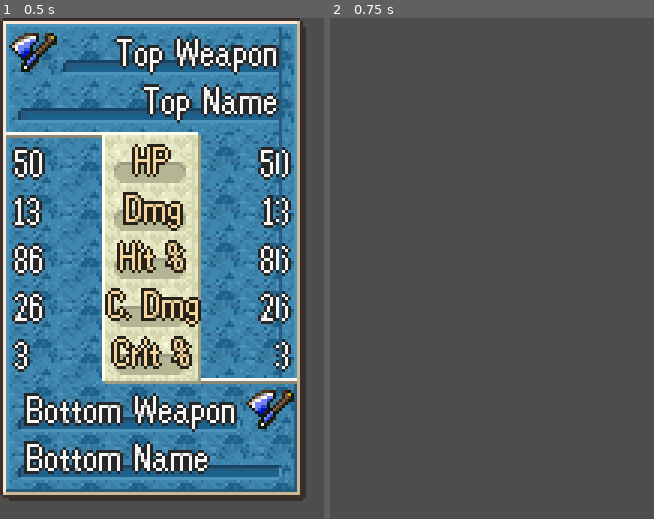
Above: before the commit, frames 1-2 (left to right).
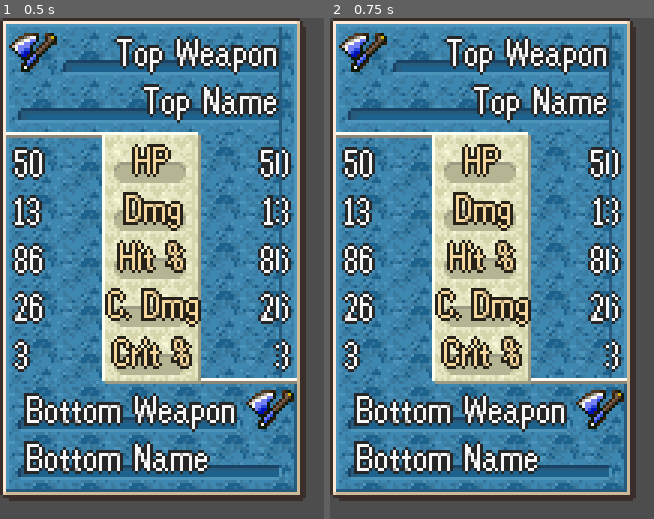
Above: after the commit, the same moments.

Repository: Sharktroid/Revenant-Ender
Game: Godot game, scene res://ui/combat_info_display/combat_info_display.tscn
Same seed, same stepped clock (60 frames per second), same inputs: the game is played once before the commit and once after it. This scene is started directly instead of the project's main scene.
Inputs (mouse positions are in pixels of both pictures, inside the frame that each line leads up to):
- Up to frame 1 (0.5 s): no input
- Up to frame 2 (0.75 s): tap Enter (ui_accept) at 0.5 s; move the mouse to (outside the picture) at 0.52 s; hold Right (right) from 0.53 s (still down); hold C (ranges) from 0.53 s (still down); click (outside the picture) at 0.67 s

Frame 1 is identical in both runs. In frame 2, 91% of the frame differs, in the area x 0-95%, y 0-97%.
Error in both runs: Invalid call. Nonexistent function 'get_current_weapon' in base 'Nil'. (res://ui/combat_info_display/combat_info_display.gd:45)

Commit message:
Overhauled input handling between nodes

Diff:
--- a/controllers/game_controller/game_controller.gd
+++ b/controllers/game_controller/game_controller.gd
@@ -3,6 +3,8 @@
 enum controller_types {MOUSE, KEYBOARD}
 ## Type of controller being used (keyboard, mouse, or controller)
 var controller_type: controller_types
+
+var _input_stack: Array[Node] = []
 
 
 func _init() -> void:
@@ -20,6 +22,7 @@
 		controller_type = controller_types.MOUSE
 	elif event is InputEventKey:
 		controller_type = controller_types.KEYBOARD
+	get_current_input_node().receive_input(event)
 
 	if event.is_action_pressed("fullscreen"):
 		match get_window().mode:
@@ -27,8 +30,20 @@
 				get_window().mode = Window.MODE_WINDOWED
 			Window.MODE_MAXIMIZED, Window.MODE_MINIMIZED, Window.MODE_WINDOWED:
 				get_window().mode = Window.MODE_EXCLUSIVE_FULLSCREEN
-	#elif event.is_action_pressed("debug"):
-		#print_debug(CursorController.get_true_pos())
+
+
+func add_to_input_stack(node: Node) -> void:
+	_input_stack.append(node)
+
+
+func remove_from_input_stack() -> void:
+	_input_stack.remove_at(_input_stack.size() - 1)
+
+
+func get_current_input_node() -> Node:
+	while not is_instance_valid(_input_stack[-1]):
+		remove_from_input_stack()
+	return _input_stack[-1]
 
 
 func get_root() -> Viewport:
--- a/controllers/map_controller/map_controller.gd
+++ b/controllers/map_controller/map_controller.gd
@@ -6,10 +6,6 @@
 
 var selecting: bool = false # Whether a unit is currently selected.
 var map := Map.new()
-
-
-func _has_point(_point: Vector2) -> bool:
-	return true
 
 
 func set_scaling(new_scaling: int) -> void:
@@ -26,6 +22,7 @@
 	menu.offset = CursorController.get_rel_pos() \
 			+ MapController.get_map_camera().get_map_offset() + Vector2i(16, 0)
 	MapController.get_ui().add_child(menu)
+	GameController.add_to_input_stack(menu)
 	CursorController.disable()
 
 
--- a/controllers/map_controller/selected_unit_controller.gd
+++ b/controllers/map_controller/selected_unit_controller.gd
@@ -17,12 +17,7 @@
 	_ghost_unit = GhostUnit.new(_unit)
 	MapController.map.get_child(0).add_child(_ghost_unit)
 	CursorController.moved.connect(_on_cursor_moved)
-
-
-func _enter_tree() -> void:
-	set_focus_mode(Control.FOCUS_ALL)
-	MapController.set_focus_mode(Control.FOCUS_NONE)
-	grab_focus()
+	GameController.add_to_input_stack(self)
 
 
 func _process(_delta: float) -> void:
@@ -45,17 +40,12 @@
 			current_animation = next_animation
 
 
-func _has_point(_point: Vector2) -> bool:
-	return true
-
-
-func _gui_input(event: InputEvent) -> void:
-	if CursorController.is_active():
-		if event.is_action_pressed("ui_accept"):
-			_position_selected()
-			accept_event()
-		elif event.is_action_pressed("ui_cancel"):
-			_canceled()
+func receive_input(event: InputEvent) -> void:
+	if event.is_action_pressed("ui_accept"):
+		_position_selected()
+		accept_event()
+	elif event.is_action_pressed("ui_cancel"):
+		_canceled()
 
 
 func close() -> void:
@@ -64,14 +54,12 @@
 	queue_free()
 	_ghost_unit.queue_free()
 	MapController.selecting = false
-	MapController.map.set_focus_mode(Control.FOCUS_ALL)
-	MapController.map.grab_focus()
-	if CursorController.get_hovered_unit():
+	if CursorController.get_hovered_unit() and CursorController.get_hovered_unit() != _unit:
 		CursorController.get_hovered_unit().display_movement_tiles()
 
 
 func _on_cursor_moved() -> void:
-	if has_focus():
+	if self == GameController.get_current_input_node():
 		_unit.update_path(CursorController.get_true_pos())
 		_unit.show_path()
 
@@ -91,7 +79,6 @@
 	menu.offset = CursorController.get_rel_pos() \
 			+ MapController.get_map_camera().get_map_offset() + Vector2i(16, -8)
 	menu.caller = self
-	set_focus_mode(Control.FOCUS_NONE)
 	CursorController.disable()
 	MapController.get_ui().add_child(menu)
 
--- a/controllers/map_controller/selectors/attack_selector.gd
+++ b/controllers/map_controller/selectors/attack_selector.gd
@@ -14,7 +14,6 @@
 		info_display.distance = Utilities.get_tile_distance(_selecting_position,
 				bottom_unit.position)
 		MapController.get_ui().add_child(info_display)
-		info_display.grab_focus()
 		CursorController.disable()
 		var proceed: bool = await info_display.complete
 		CursorController.enable()
@@ -22,5 +21,3 @@
 			info_display.queue_free()
 			emit_signal.call_deferred("selected", CursorController.get_hovered_unit())
 			close()
-		else:
-			grab_focus()
--- a/controllers/map_controller/selectors/selector.gd
+++ b/controllers/map_controller/selectors/selector.gd
@@ -9,7 +9,7 @@
 var _minimum_range: int
 var _maximum_range: int
 var _icon: CursorController.icons
-@onready var _selecting_position: Vector2i = unit.get_unit_path()[-1]
+var _selecting_position: Vector2i
 
 func _init(connected_unit: Unit, min_range: int, max_range: int, condition: Callable,
 		icon: CursorController.icons = CursorController.icons.NONE) -> void:
@@ -21,11 +21,8 @@
 	CursorController.enable()
 	unit.hide_movement_tiles()
 	unit.remove_path()
-
-
-func _enter_tree() -> void:
-	set_focus_mode(Control.FOCUS_ALL)
-	grab_focus()
+	GameController.add_to_input_stack(self)
+	_selecting_position = unit.get_unit_path()[-1]
 
 
 func _process(_delta: float) -> void:
@@ -35,15 +32,11 @@
 		CursorController.remove_icon()
 
 
-func _gui_input(event: InputEvent) -> void:
+func receive_input(event: InputEvent) -> void:
 	if event.is_action_pressed("ui_accept"):
 		_position_selected()
 	elif event.is_action_pressed("ui_cancel"):
 		_canceled()
-
-
-func _has_point(_point: Vector2) -> bool:
-	return true
 
 
 func close() -> void:
--- a/cursor/cursor_controller.gd
+++ b/cursor/cursor_controller.gd
@@ -42,7 +42,6 @@
 					set_true_pos(new_pos)
 					_delay = 3
 				else:
-					print_stack()
 					_repeat = false
 	_delay -= 1
 
--- a/cutscene/dialogue/dialogue.gd
+++ b/cutscene/dialogue/dialogue.gd
@@ -20,7 +20,7 @@
 var _skipping: bool = false
 
 
-func _input(event: InputEvent) -> void:
+func receive_input(event: InputEvent) -> void:
 	if event.is_action_pressed("ui_cancel"):
 		var portraits: Array = _portraits.keys()
 		var last_portrait: Unit = portraits.pop_back()
--- a/maps/map.gd
+++ b/maps/map.gd
@@ -34,26 +34,27 @@
 			Utilities.get_debug_constant("display_map_borders")
 	$"Map Layer/Cursor Area".visible = Utilities.get_debug_constant("display_map_cursor")
 	size = $"Map Layer/Base Layer".get_used_cells(0).max() * 16 + Vector2i(16, 16)
-	grab_focus()
-
-
-func _gui_input(event: InputEvent) -> void:
-	if CursorController.is_active():
-		if event.is_action_pressed("ranges"):
-			if CursorController.get_hovered_unit():
-				toggle_outline_unit(CursorController.get_hovered_unit())
-			else:
-				toggle_full_outline()
-
-		elif event.is_action_pressed("ui_select"):
-			_on_cursor_select()
-
-		elif event.is_action_pressed("status"):
-			if CursorController.get_hovered_unit():
-				var status_menu: Control = \
-						preload("res://ui/map_ui/status_screen/status_screen.tscn").instantiate()
-				status_menu.observing_unit = CursorController.get_hovered_unit()
-				MapController.get_ui().add_child(status_menu)
+	GameController.add_to_input_stack(self)
+
+
+func receive_input(event: InputEvent) -> void:
+	if event.is_action_pressed("ranges"):
+		if CursorController.get_hovered_unit():
+			toggle_outline_unit(CursorController.get_hovered_unit())
+		else:
+			toggle_full_outline()
+
+	elif event.is_action_pressed("ui_select"):
+		_on_cursor_select()
+
+	elif event.is_action_pressed("status"):
+		if CursorController.get_hovered_unit():
+			var status_menu: Control = \
+					preload("res://ui/map_ui/status_screen/status_screen.tscn").instantiate()
+			status_menu.observing_unit = CursorController.get_hovered_unit()
+			MapController.get_ui().add_child(status_menu)
+			GameController.add_to_input_stack(status_menu)
+			CursorController.disable()
 
 
 func unit_wait(_unit) -> void:
--- a/maps/test_map_b/test_map_b.gd
+++ b/maps/test_map_b/test_map_b.gd
@@ -25,6 +25,7 @@
 		var bors: Unit = $"Map Layer/Units/Player/Bors"
 		var dialogue: Dialogue = MapController.get_dialogue()
 		await get_tree().process_frame
+		GameController.add_to_input_stack(dialogue)
 		await dialogue.show_top_textbox(Dialogue.positions.CLOSERIGHT)
 		dialogue.add_portrait(roy, Dialogue.positions.CLOSERIGHT)
 		dialogue.add_portrait(lance, Dialogue.positions.MIDLEFT, true)
@@ -68,4 +69,5 @@
 To arms then! Our target is the castle! We must rescue everyone!")
 		await dialogue.remove_portrait(roy)
 		await dialogue.hide_top_textbox()
+		GameController.remove_from_input_stack()
 		CursorController.enable()
--- a/ui/combat_info_display/combat_info_display.gd
+++ b/ui/combat_info_display/combat_info_display.gd
@@ -50,18 +50,17 @@
 				_weapons.append(weapon)
 
 	_update()
+	GameController.add_to_input_stack(self)
 
 
-func _input(event: InputEvent) -> void:
+func receive_input(event: InputEvent) -> void:
 	if event.is_action_pressed("ui_accept"):
 		queue_free()
 		emit_signal("complete", true)
-		accept_event()
 	elif event.is_action_pressed("ui_cancel"):
 		top_unit.equip_weapon(_old_weapon)
 		emit_signal("complete", false)
 		queue_free()
-		accept_event()
 	elif event.is_action_pressed("left") and not Input.is_action_pressed("right"):
 		_weapon_index -= 1
 		_update()
--- a/ui/help_popup/help_container.gd
+++ b/ui/help_popup/help_container.gd
@@ -18,6 +18,7 @@
 			or (event.is_action_pressed("status")))
 			and not HelpPopupController.is_active()):
 		set_as_current_help_container()
+		GameController.add_to_input_stack(HelpPopupController)
 
 
 func set_as_current_help_container() -> void:
--- a/ui/help_popup/help_popup_controller.gd
+++ b/ui/help_popup/help_popup_controller.gd
@@ -17,25 +17,24 @@
 	get_popup_node().visible = false
 
 
-func _input(event: InputEvent) -> void:
+func receive_input(event: InputEvent) -> void:
 	var move_popup: Callable = func(direction: String):
 		var path: NodePath = _current_container.get("focus_neighbor_%s" % direction)
 		if _current_container.has_node(path):
 			(_current_container.get_node(path) as HelpContainer).set_as_current_help_container()
-	if is_active():
-		if event.is_action_pressed("ui_cancel"):
-			shrink()
-		elif event.is_action_pressed("up", true) and not Input.is_action_pressed("down"):
-			move_popup.call("top")
-		elif event.is_action_pressed("down", true):
-			move_popup.call("bottom")
-		elif event.is_action_pressed("left", true) and not Input.is_action_pressed("right"):
-			move_popup.call("left")
-		elif event.is_action_pressed("right", true):
-			move_popup.call("right")
-		elif event.is_action_pressed("debug", true):
-			get_popup_node().reset_size()
-			print_debug(get_popup_node().size)
+	if event.is_action_pressed("ui_cancel"):
+		shrink()
+	elif event.is_action_pressed("up", true) and not Input.is_action_pressed("down"):
+		move_popup.call("top")
+	elif event.is_action_pressed("down", true):
+		move_popup.call("bottom")
+	elif event.is_action_pressed("left", true) and not Input.is_action_pressed("right"):
+		move_popup.call("left")
+	elif event.is_action_pressed("right", true):
+		move_popup.call("right")
+	elif event.is_action_pressed("debug", true):
+		get_popup_node().reset_size()
+		print_debug(get_popup_node().size)
 
 
 func display_text(text: String, pos: Vector2, new_container: HelpContainer,
@@ -64,11 +63,12 @@
 
 
 func shrink() -> void:
-	if not _busy:
+	if is_idle():
 		var new_size: Vector2 = Vector2(41, 0)
 		await _resize(new_size)
 		get_popup_node().visible = false
 		_active = false
+		GameController.remove_from_input_stack()
 
 
 func is_active() -> bool:
--- a/ui/map_ui/map_menus/map_menu.gd
+++ b/ui/map_ui/map_menus/map_menu.gd
@@ -15,7 +15,6 @@
 
 
 func _enter_tree() -> void:
-	grab_focus()
 	update_position.call_deferred()
 	var visible_children: Array[Node] = []
 	for child in _get_visible_children():
@@ -23,13 +22,10 @@
 	for index: int in visible_children.size():
 		Utilities.set_neighbor_path("top", index, -1, visible_children)
 		Utilities.set_neighbor_path("bottom", index, 1, visible_children)
+	GameController.add_to_input_stack(self)
 
 
-func _has_point(_point: Vector2) -> bool:
-	return true
-
-
-func _gui_input(event: InputEvent) -> void:
+func receive_input(event: InputEvent) -> void:
 	if not HelpPopupController.is_active():
 		if event.is_action_pressed("up"):
 			_current_item_index -= 1
@@ -49,10 +45,7 @@
 	# Closes the menu
 	queue_free()
 	if parent_menu:
-		parent_menu.grab_focus()
 		parent_menu.visible = true
-	else:
-		MapController.map.grab_focus()
 
 
 func update_position() -> void:
--- a/ui/map_ui/map_menus/trade_menu/trade_menu.gd
+++ b/ui/map_ui/map_menus/trade_menu/trade_menu.gd
@@ -11,7 +11,8 @@
 var empty_bar: ItemLabel
 
 
-func _enter_tree() -> void:
+func _ready() -> void:
+	GameController.add_to_input_stack(self)
 	_update()
 
 	var hand: Sprite2D = $"Selection Hand"
@@ -28,7 +29,7 @@
 	($"Selection Hand" as Sprite2D).position = current_label.global_position.round()
 
 
-func _input(event: InputEvent) -> void:
+func receive_input(event: InputEvent) -> void:
 	if event.is_action_pressed("ui_select"):
 		if selected_label:
 			var old_item_node: ItemLabel = selected_label
--- a/ui/map_ui/map_menus/unit_menu/unit_menu.gd
+++ b/ui/map_ui/map_menus/unit_menu/unit_menu.gd
@@ -24,7 +24,7 @@
 		super()
 
 
-func _gui_input(event: InputEvent) -> void:
+func receive_input(event: InputEvent) -> void:
 	if event.is_action_pressed("ui_cancel"):
 		close(true)
 	else:
@@ -36,10 +36,7 @@
 	CursorController.enable()
 	if not actionable:
 		connected_unit.wait()
-	if return_to_caller and actionable:
-		caller.set_focus_mode(Control.FOCUS_ALL)
-		caller.grab_focus()
-	else:
+	if not (return_to_caller and actionable):
 		caller.close()
 
 
@@ -243,7 +240,6 @@
 	if selection == null:
 		canceled.call()
 		visible = true
-		grab_focus()
 	else:
 		selected.call(selection)
 
--- a/ui/map_ui/status_screen/status_screen.gd
+++ b/ui/map_ui/status_screen/status_screen.gd
@@ -9,39 +9,34 @@
 
 
 func _enter_tree() -> void:
-	grab_focus()
 	$"Menu Screen/Menu Tabs".current_tab = previous_tab
 	var internal_tab_bar: TabBar = ($"Menu Screen/Menu Tabs".get_child(0, true))
 	internal_tab_bar.mouse_filter = Control.MOUSE_FILTER_PASS
+	GameController.add_to_input_stack(self)
 
 	_update.call_deferred()
 
 
-func _input(event: InputEvent) -> void:
-	if not HelpPopupController.is_active():
-		if event.is_action_pressed("ui_cancel"):
-			close()
-		elif event.is_action_pressed("left") and not event.is_action_pressed("right"):
-			Utilities.switch_tab($"Menu Screen/Menu Tabs" as TabContainer, -1)
-		elif event.is_action_pressed("right"):
-			Utilities.switch_tab($"Menu Screen/Menu Tabs" as TabContainer, 1)
-		elif not _scroll_lock:
-			if Input.is_action_pressed("up") and not Input.is_action_pressed("down"):
-				observing_unit = MapController.map.get_previous_unit(observing_unit)
-				_move(1)
-			elif Input.is_action_pressed("down"):
-				observing_unit = MapController.map.get_next_unit(observing_unit)
-				_move(-1)
-
-
-func _has_point(_point: Vector2) -> bool:
-	return true
+func receive_input(event: InputEvent) -> void:
+	if event.is_action_pressed("ui_cancel"):
+		close()
+	elif event.is_action_pressed("left") and not event.is_action_pressed("right"):
+		Utilities.switch_tab($"Menu Screen/Menu Tabs" as TabContainer, -1)
+	elif event.is_action_pressed("right"):
+		Utilities.switch_tab($"Menu Screen/Menu Tabs" as TabContainer, 1)
+	elif not _scroll_lock:
+		if Input.is_action_pressed("up") and not Input.is_action_pressed("down"):
+			observing_unit = MapController.map.get_previous_unit(observing_unit)
+			_move(1)
+		elif Input.is_action_pressed("down"):
+			observing_unit = MapController.map.get_next_unit(observing_unit)
+			_move(-1)
 
 
 func close() -> void:
-	MapController.map.grab_focus()
 	queue_free()
 	previous_tab = $"Menu Screen/Menu Tabs".current_tab
+	CursorController.enable()
 
 
 func _update() -> void:
--- a/units/unit.gd
+++ b/units/unit.gd
@@ -461,6 +461,7 @@
 
 ## Displays the unit's movement tiles.
 func display_movement_tiles() -> void:
+	hide_movement_tiles()
 	var movement_tiles: Array[Vector2i] = get_raw_movement_tiles()
 	_movement_tiles_node = MapController.map.display_tiles(movement_tiles,
 			Map.tile_types.MOVEMENT, 1)
Not shown, changed: todo.txt
